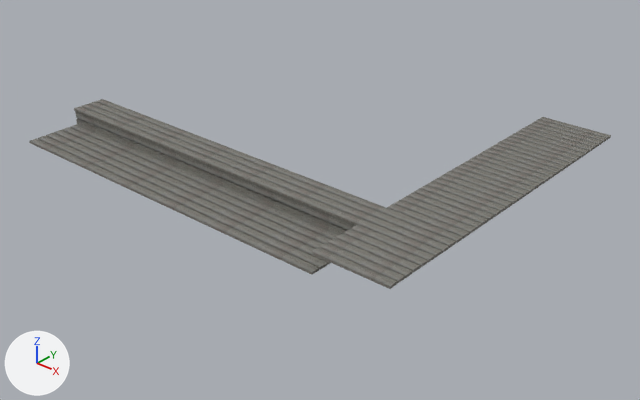
The Blender file exterior.blend as it was, and as the next commit left it.
Before and after are seen from a camera (50 mm lens) standing at (9.89, -9.13, 6.11) and looking at (1.16, 0.91, -0.77). The lights are fixed; the arrows at lower left show +X, +Y and +Z.
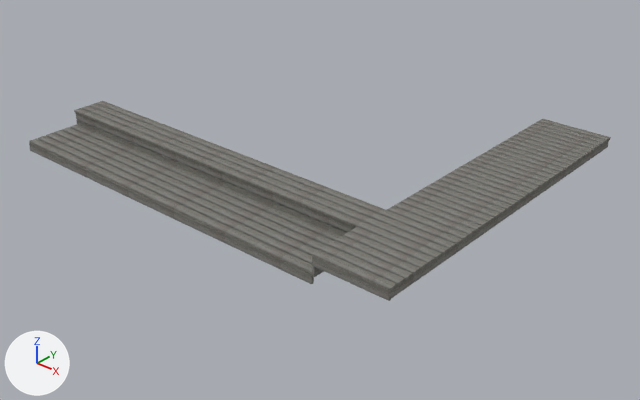
What differs and where, as boxes (x1, y1, x2, y2) in the pictures (640 x 400 px):
'Cube.001', moved
    before: (74, 99, 611, 289)
    after: (74, 101, 611, 291)
'Cube.002', moved
    before: (75, 111, 356, 235)
    after: (76, 113, 356, 236)
'Cube.007', added
    after: (29, 143, 314, 284)
'Cube.006', added
    after: (391, 141, 609, 298)
'Cube.004', added
    after: (313, 257, 391, 301)
'Cube.003', added
    after: (312, 257, 324, 277)

The edits, one by one:
Mesh me_cube_003 is new.
It is a box spanning x -1.0..1.0, y -1.0..1.0, z -1.0..1.0.
It uses material mat_material (picture img_texturescom_woodfine0030_2_m_jpg).
Mesh me_cube_004 is new.
It is a box spanning x -1.0..1.0, y -1.0..1.0, z -1.0..1.0.
It uses material mat_material (picture img_texturescom_woodfine0030_2_m_jpg).
Object 'Cube.002' (ob_cube_002) moves from (0.18, -0.84, 0.06) to (0.18, -0.84, 0.03).
Object 'Cube.001' (ob_cube_001) moves from (4.03, -1.76, 0.31) to (4.03, -1.76, 0.28).
Object 'Cube.003' (ob_cube_003) is new; it shows me_cube_003.
Its location is (3.44, -1.32, 0.03).
Its rotation in degrees is (90, 0, 90).
Its scale is (0.516, 0.0693, 0.0201).
It gains a ARRAY modifier named 'Array'.
Modifier setting: constant_offset_displace = (0.0, 0.0, 0.0).
Modifier setting: relative_offset_displace = (0.0, 1.15, 0.0).
Object 'Cube.004' (ob_cube_004) is new; it shows me_cube_004.
Its location is (4.04, -1.82, 0.19).
Its rotation in degrees is (90, 0, 0).
Its scale is (-0.611, 0.0693, 0.0201).
It gains a ARRAY modifier named 'Array'.
Modifier setting: count = 1.
Modifier setting: constant_offset_displace = (0.0, 0.0, 0.0).
Modifier setting: relative_offset_displace = (0.0, 1.15, 0.0).
Object 'Cube.006' (ob_cube_006) is new; it shows a copy of the mesh of ob_cube.
Its location is (4.62, 1.18, 0.19).
Its rotation in degrees is (90, 0, 90).
Its scale is (3.01, 0.0693, 0.0201).
It gains a ARRAY modifier named 'Array'.
Modifier setting: count = 1.
Modifier setting: constant_offset_displace = (0.0, 0.0, 0.0).
Modifier setting: relative_offset_displace = (0.0, 1.15, 0.0).
Object 'Cube.007' (ob_cube_007) is new; it shows a copy of the mesh of ob_cube.
Its location is (0.18, -1.82, -0.1).
Its rotation in degrees is (90, 0, 0).
Its scale is (3.23, 0.0693, 0.0201).
It gains a ARRAY modifier named 'Array'.
Modifier setting: count = 1.
Modifier setting: constant_offset_displace = (0.0, 0.0, 0.0).
Modifier setting: relative_offset_displace = (0.0, 1.15, 0.0).
